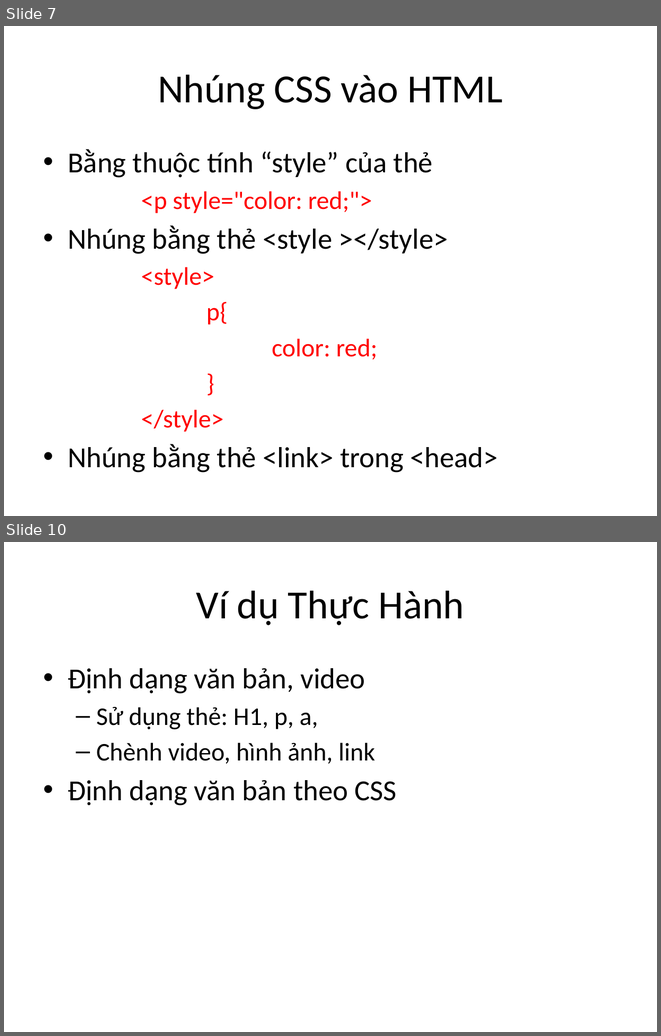
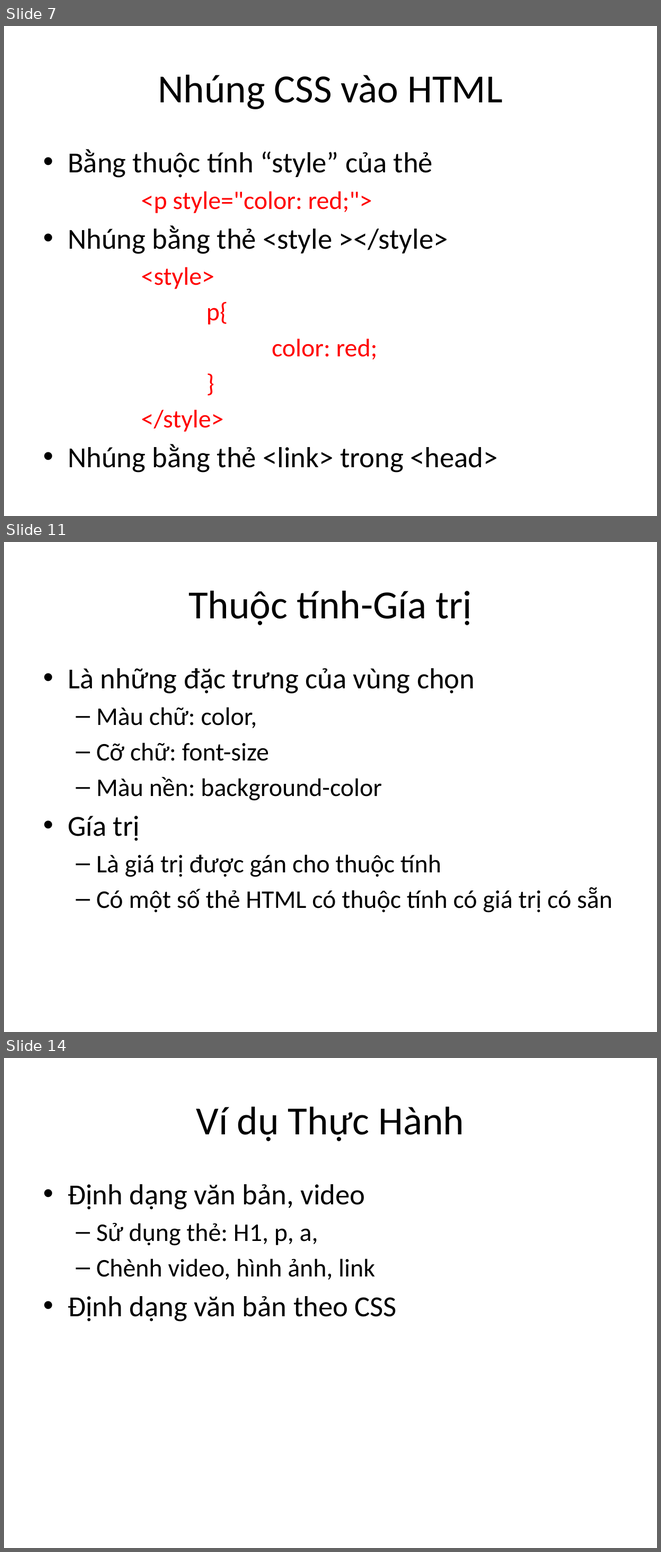
Before and after one commit to phithanh97cs/T3H, a slide deck: 1. Front-end/1. Kiến trúc web server - client(mục tiêu khóa học) và HTML CSS/2. Kiến thức cơ bản về HTML -CSS.pptx. Shown one above the other, each under a label of ours: slides 7 and 10 before the commit, slides 7, 11 and 14 after it; the slides between them are not shown. The pictures are 661x1036 and 661x1552 pixels, drawn with LibreOffice and Linux fonts; fonts in the diff are those of the drawing. Boxes give left, top, right and bottom in pixels: in the first picture for what was removed or moved away, otherwise in the second. Text is boxed around its words. In the diff, an @@ line names an element or a change of style, - is before the commit and + after.

```diff
--- a/1. Front-end/1. Kiến trúc web server - client(mục tiêu khóa học) và HTML CSS/2. Kiến thức cơ bản về HTML -CSS.pptx
+++ b/1. Front-end/1. Kiến trúc web server - client(mục tiêu khóa học) và HTML CSS/2. Kiến thức cơ bản về HTML -CSS.pptx
@@ slide 11 added at [4, 542, 657, 1032], background #FFFFFF @@
@@ title added at [188, 590, 472, 625], 44 pt, text #000000 @@
+Thuộc tính-Gía trị
@@ text added at [68, 668, 612, 912], 28 pt, text #000000 @@
+• Là những đặc trưng của vùng chọn
+  – Màu chữ: color,
+  – Cỡ chữ: font-size
+  – Màu nền: background-color
+• Gía trị
+  – Là giá trị được gán cho thuộc tính
+  – Có một số thẻ HTML có thuộc tính có giá trị có sẵn
@@ what was slide 10 is now slide 14 @@
```
Also in this commit, not shown: 3 slides changed, 3 other slides added.
